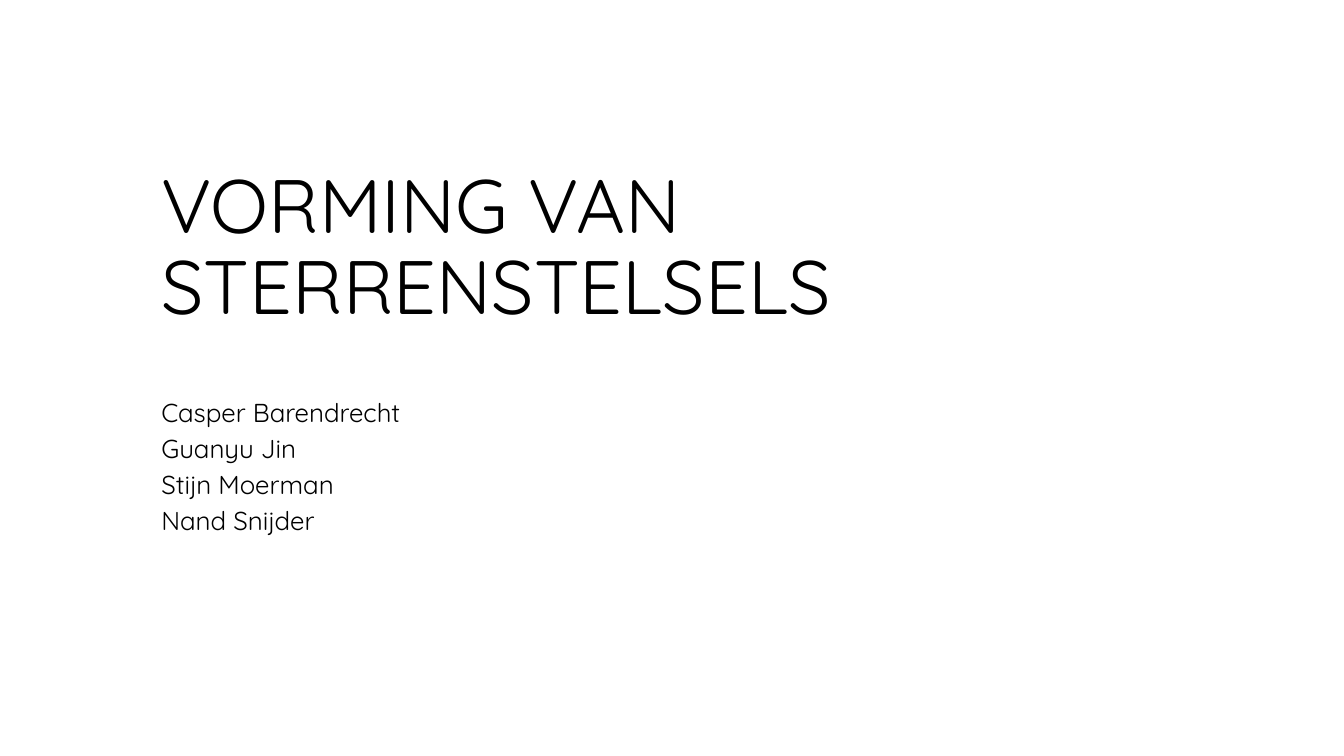
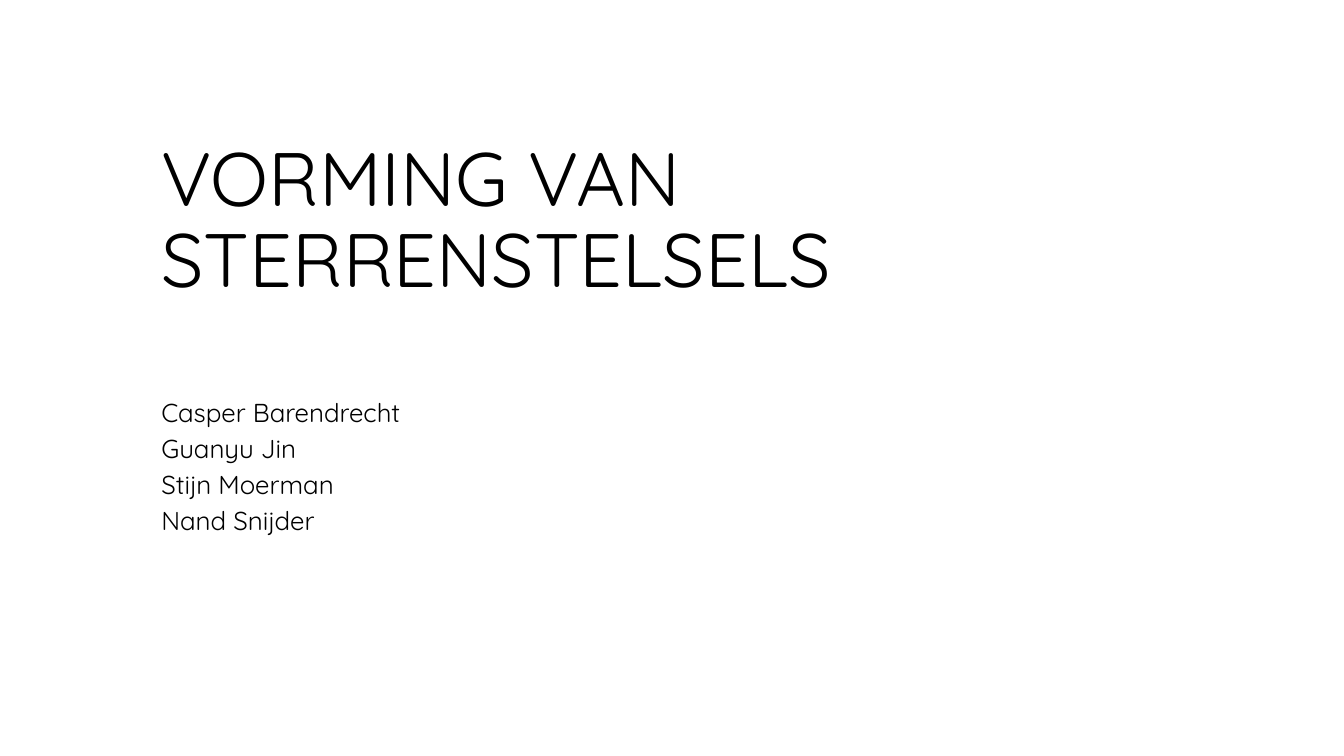
Before and after one commit to CBarendrecht/mod2b, a slide deck: slide 1 of Presentatie/Presentatie.pptx. Drawn at 1344x756 pixels with LibreOffice and Linux fonts; fonts in the diff are those of the drawing; background and template pictures are left out. Boxes give left, top, right and bottom in pixels: in the first picture for what was removed or moved away, otherwise in the second. Text is boxed around its words. In the diff, an @@ line names an element or a change of style, - is before the commit and + after.

```diff
--- a/Presentatie/Presentatie.pptx
+++ b/Presentatie/Presentatie.pptx
@@ title "VORMING VAN STERRENSTELSELS": place and size @@
-title "VORMING VAN STERRENSTELSELS" at box(161, 179, 831, 315)
+title "VORMING VAN STERRENSTELSELS" at box(161, 152, 831, 288)
```
Also in this commit, not shown: 3 other slides changed.
